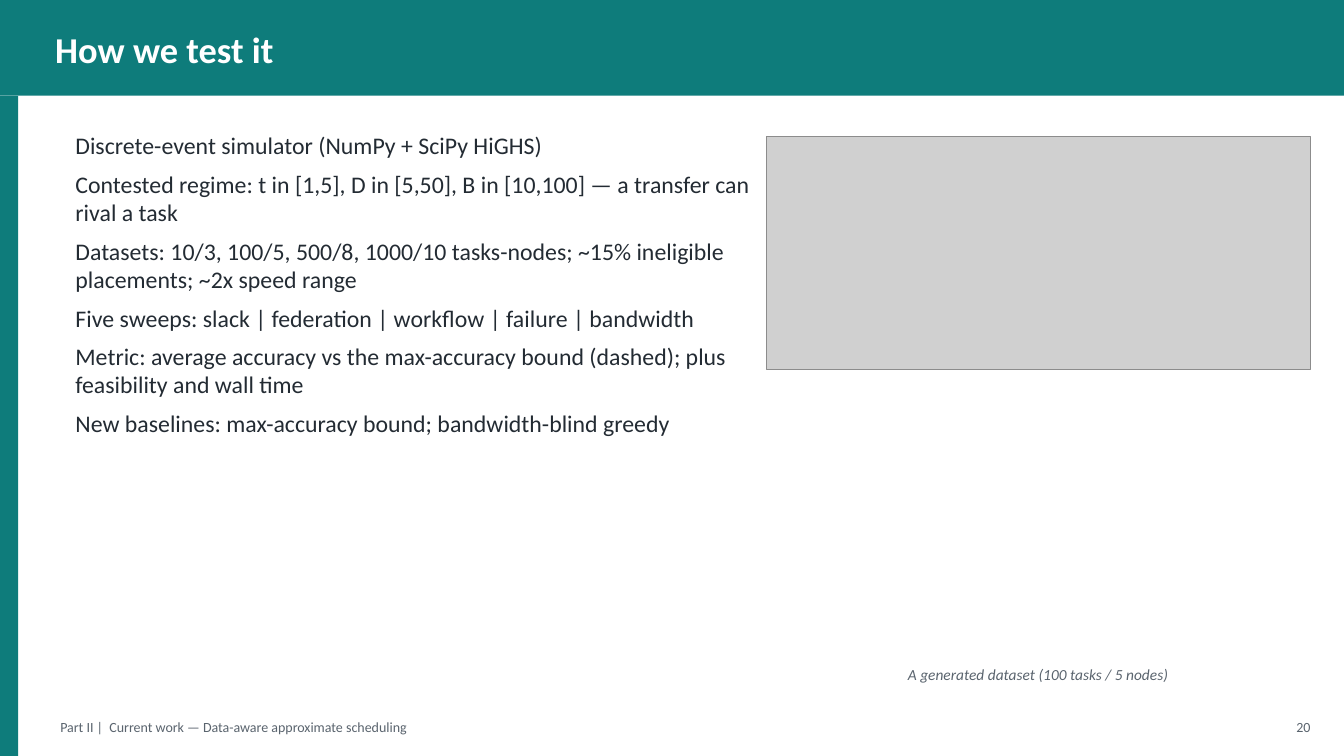
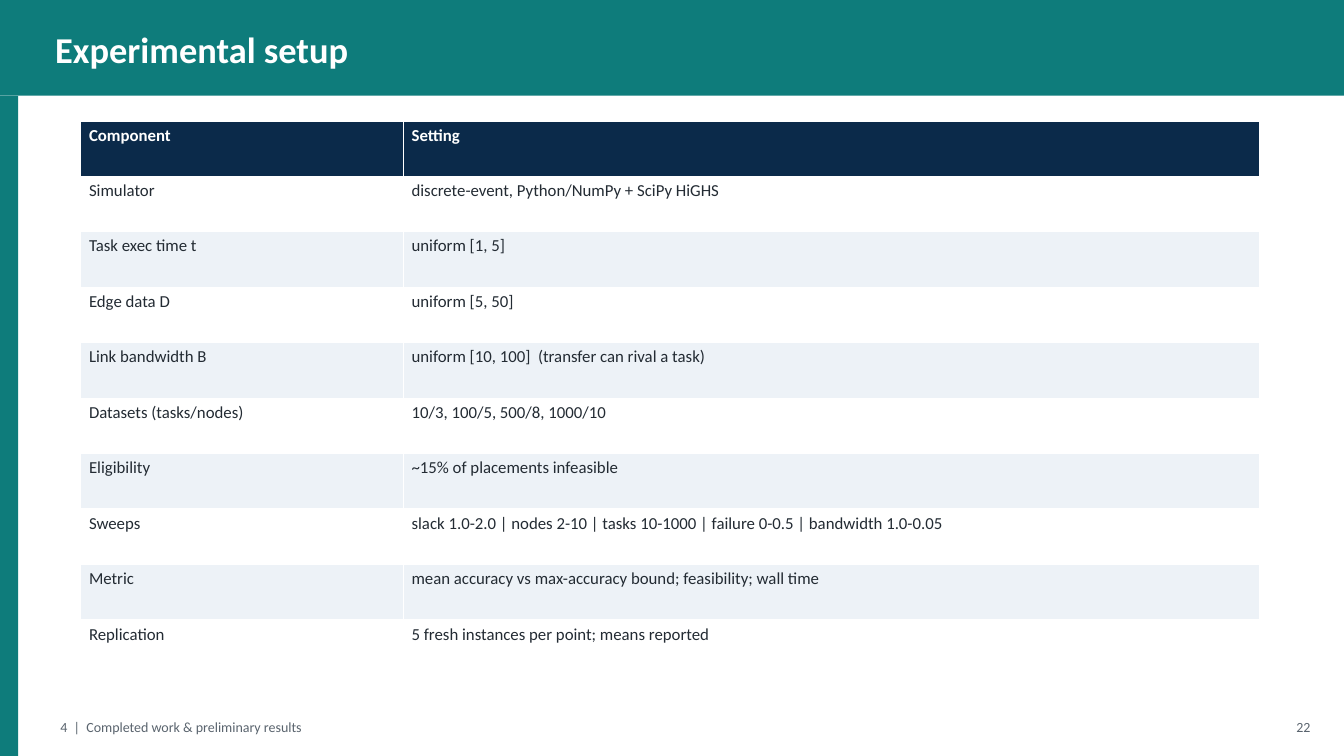
Before and after one commit to gayanigupta/data-aware-scheduling, a slide deck: slide 23 of slides/data-aware-scheduling.pptx (slide 21 before the commit). Drawn at 1344x756 pixels with LibreOffice and Linux fonts; fonts in the diff are those of the drawing; grey boxes stand for pictures. Boxes give left, top, right and bottom in pixels: in the first picture for what was removed or moved away, otherwise in the second. Text is boxed around its words. In the diff, an @@ line names an element or a change of style, - is before the commit and + after.

```diff
--- a/slides/data-aware-scheduling.pptx
+++ b/slides/data-aware-scheduling.pptx
@@ text at box(55, 37, 348, 69): text changed @@
-How we test it
+Experimental setup
@@ text removed at box(75, 137, 749, 436) @@
-Discrete-event simulator (NumPy + SciPy HiGHS)
-Contested regime: t in [1,5], D in [5,50], B in [10,100] — a transfer can rival a task
-Datasets: 10/3, 100/5, 500/8, 1000/10 tasks-nodes; ~15% ineligible placements; ~2x speed range
-Five sweeps: slack | federation | workflow | failure | bandwidth
-Metric: average accuracy vs the max-accuracy bound (dashed); plus feasibility and wall time
-New baselines: max-accuracy bound; bandwidth-blind greedy
@@ table added at box(81, 121, 1260, 676), 10 rows, 2 columns @@
+Component | Setting
+Simulator | discrete-event, Python/NumPy + SciPy HiGHS
+Task exec time t | uniform [1, 5]
+Edge data D | uniform [5, 50]
+Link bandwidth B | uniform [10, 100] (transfer can rival a task)
+Datasets (tasks/nodes) | 10/3, 100/5, 500/8, 1000/10
+Eligibility | ~15% of placements infeasible
+Sweeps | slack 1.0-2.0 | nodes 2-10 | tasks 10-1000 | failure 0-0.5 | bandwidth 1.0-0.05
+Metric | mean accuracy vs max-accuracy bound; feasibility; wall time
+Replication | 5 fresh instances per point; means reported
@@ picture removed at box(766, 136, 1311, 369) @@
@@ text removed at box(908, 669, 1168, 683) @@
-A generated dataset (100 tasks / 5 nodes)
@@ text at box(60, 722, 302, 734): text changed @@
-Part II | Current work — Data-aware approximate scheduling
+4 | Completed work & preliminary results
@@ text at box(1296, 723, 1310, 732): text changed @@
-20
+22
```
Also in this commit, not shown: 20 other slides changed, 24 slides added, 22 slides removed, 2 other files.
